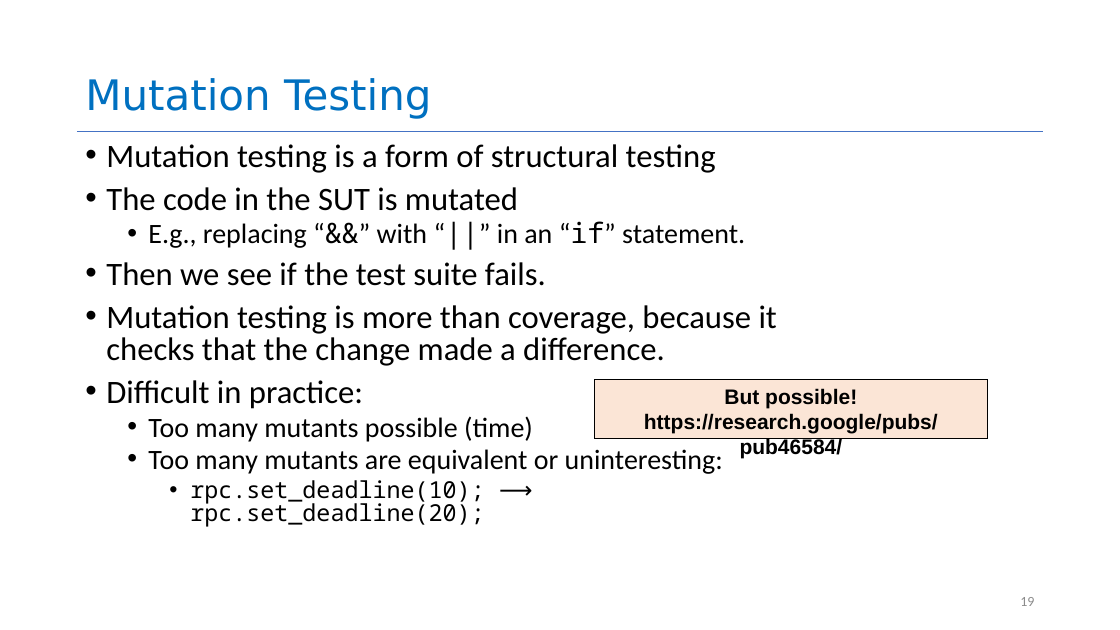
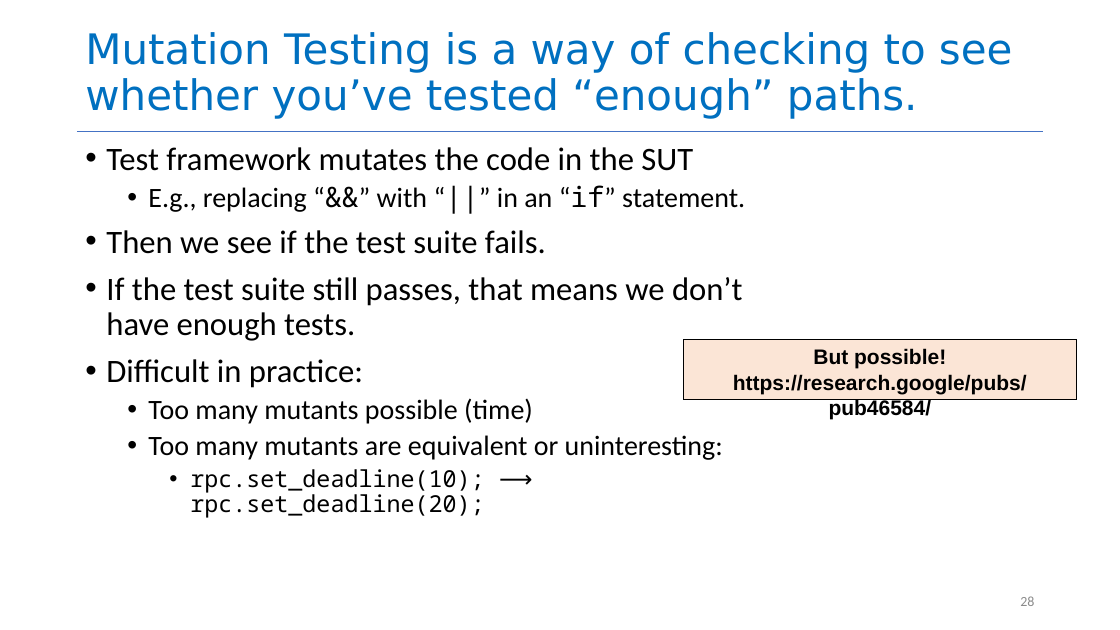
Before and after one commit to neu-se/CS4530-Spring-2022, a slide deck: slide 28 of Slides/Lesson 5.2 Evaluating Tests.pptx (slide 19 before the commit). Drawn at 1120x630 pixels with LibreOffice and Linux fonts; fonts in the diff are those of the drawing. Boxes give left, top, right and bottom in pixels: in the first picture for what was removed or moved away, otherwise in the second. Text is boxed around its words. In the diff, an @@ line names an element or a change of style, - is before the commit and + after.

```diff
--- a/Slides/Lesson 5.2 Evaluating Tests.pptx
+++ b/Slides/Lesson 5.2 Evaluating Tests.pptx
@@ title at bbox=[85, 32, 1012, 119]: text changed @@
-Mutation Testing
+Mutation Testing is a way of checking to see whether you’ve tested “enough” paths.
@@ text at bbox=[106, 147, 693, 171]: text changed @@
-• Mutation testing is a form of structural testing
-• The code in the SUT is mutated
+• Test framework mutates the code in the SUT
@@ text at bbox=[106, 185, 745, 518]: line spacing 0.8 to 0.9 @@
@@ text at bbox=[106, 277, 742, 341]: text changed @@
-• Mutation testing is more than coverage, because it checks that the change made a difference.
+• If the test suite still passes, that means we don’t have enough tests.
@@ rectangle "But possible!": place and size @@
-rectangle "But possible!" at bbox=[595, 379, 988, 439]
+rectangle "But possible!" at bbox=[683, 340, 1076, 400]
@@ page number at bbox=[1020, 596, 1034, 606]: text changed @@
-19
+28
```
Also in this commit, not shown: 16 other slides changed, 14 slides added, 7 slides removed.
